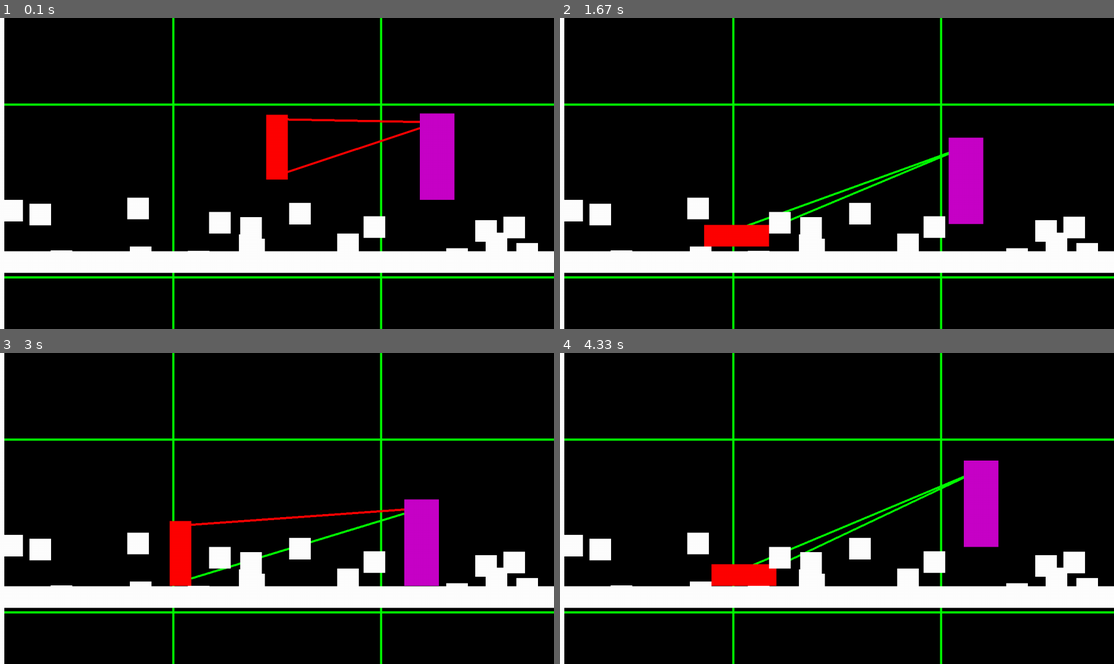
Above: before the commit, frames 1-4 (two rows, left to right).
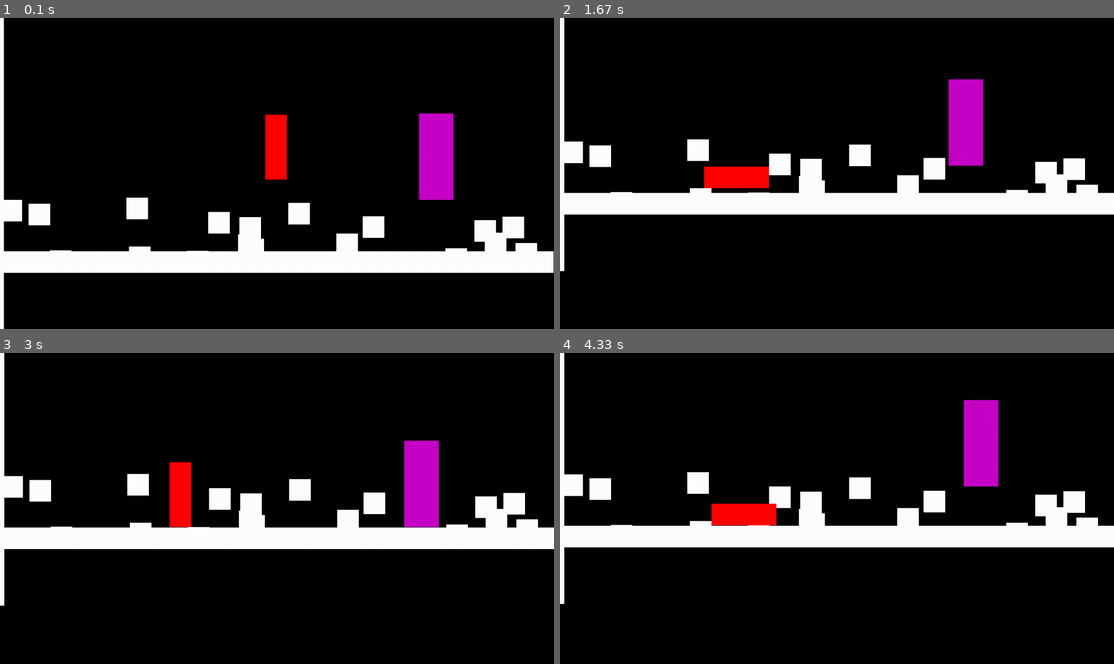
Above: after the commit, the same moments.

Repository: sps-trutnov-eps/projekt-2ep-utek_z_jeskyne
Game: pygame game, started from source/movement.py
Two runs of this game, one before a commit and one after it. Both use one fixed random seed, a clock stepped at 60 frames per second and the inputs below.
Inputs:
- Up to frame 1 (0.1 s): no input
- Up to frame 2 (1.67 s): tap Right Ctrl at 0.33, 0.73, 1.03, 1.23, 1.57 s; hold Right 0.67-1.13 s; hold Up 1.17-1.47 s; hold Right from 1.5 s (still down)
- Up to frame 3 (3 s): tap Right Ctrl at 1.87, 2.07, 2.37, 2.63, 2.93 s; release Right at 1.97 s; hold Left 2-2.53 s; hold Left 2.57-2.97 s
- Up to frame 4 (4.33 s): hold Up 3-3.37 s; tap Right Ctrl at 3.07, 3.47, 3.77, 4.13 s; hold Right 3.4-4.03 s; hold Left from 4.07 s (still down)

The runs differ from the first frame. In frame 1, 3.6% of the frame differs, in the area x 0-100%, y 0-100%; in frame 2, 26%; in frame 3, 25%; in frame 4, 26%.

Commit message:
kamera scrolluje
zatim ma buggy ale vypada cool as hell

Diff:
--- a/source/movement.py
+++ b/source/movement.py
@@ -76,10 +76,9 @@
             else:
                 self.vel.y = 0  # Zustanes na miste pokud se nehejbes
         elif not self.OnGround:
-            # Gravity (only if not climbing and not on ground)
+            # Gravitace ale jen pokud nelezes a nejses na zemi
             self.vel.y += 5000 * time_passed
         else:
-            # Na zemi
             self.vel.y = 0
 
         # Updejt pozic a check kolizi pro X a Y
@@ -130,17 +129,47 @@
         if self.IsClimbing and not self.MuzesLezt:
             self.IsClimbing = False
 
-    def camera_movement(self):
-        TopLine = pygame.draw.line(screen, GREEN,(0, 200),(1280, 200), 5)
-        BottomLine = pygame.draw.line(screen, GREEN,(0, 600),(1280, 600), 5)
-        LeftLine = pygame.draw.line(screen, GREEN,(400, 0),(400, 720), 5)
-        RightLine = pygame.draw.line(screen, GREEN,(880, 0),(880, 720), 5)
-
-
-Hrac = character(640, 360, 100, OnGround = True, CharacterSirka = 50, CharacterVyska = 150)
-
-HracSprite = pygame.sprite.GroupSingle()
-HracSprite.add(Hrac)
+class Camera:
+    def __init__(self, target, screen_width, screen_height):
+        self.target = target  # Tohle je sledovanej objekt
+        self.offset = pygame.math.Vector2(0, 0)
+        self.SCREEN_WIDTH = 1280
+        self.SCREEN_HEIGHT = 720
+
+        #Nastaveni kamery
+        self.LERP_SPEED = 0.1
+        self.DEAD_ZONE_X = 120
+        self.DEAD_ZONE_Y = 80
+        self.bounds = None
+
+    def lerp(self, start, end, amount):
+        #pocita ten smoothnes kamery
+        return start + (end - start) * amount
+
+    def set_bounds(self, level_width, level_height):
+        #Okraje mapy
+        self.bounds = pygame.Rect(0, 0, level_width, level_height)
+
+    def update(self):
+        #Updejtuje camera posXY
+        #Vypocitej target pos jako centerXaY hrace
+        target_x = self.target.rect.centerx - self.SCREEN_WIDTH/2
+        target_y = self.target.rect.centery - self.SCREEN_HEIGHT/2
+
+        # Tohle dela smoothing
+        self.offset.x = self.lerp(self.offset.x, target_x, self.LERP_SPEED)
+        self.offset.y = self.lerp(self.offset.y, target_y, self.LERP_SPEED)
+
+        #Aplikuje okraje
+        if self.bounds:
+            self.offset.x = max(0, min(self.offset.x,
+                                     self.bounds.width - self.SCREEN_WIDTH))
+            self.offset.y = max(0, min(self.offset.y,
+                                     self.bounds.height - self.SCREEN_HEIGHT))
+
+    def apply(self, entity):
+        #aplikuje ofset
+        return entity.rect.copy().topleft - self.offset
 
 class environmentblock(pygame.sprite.Sprite):
     def __init__(self, x, y, sirka, vyska):
@@ -152,19 +181,6 @@
         self.image = pygame.Surface((self.sirka, self.vyska))
         self.image.fill((255, 255, 255))
         self.rect = self.image.get_rect(topleft=(round(self.pos.x), round(self.pos.y)))
-
-
-AllCaveSprites = pygame.sprite.Group()
-Bloky = (environmentblock(0, 540, 1280, 50), #podlaha
-         environmentblock(0,0, 10, 720)) #lezecka stena
-for i in range(18):
-    x = (environmentblock((random.randint(0,1230)), (random.randint(400,550)), 50, 50))
-    AllCaveSprites.add(x)
-AllCaveSprites.add(Bloky)
-
-OnTopBlock = True #jak vim ze je postava na hore na bloku a nemam aplikovat teleport do strany
-jumping = False
-
 
 class Enemy(pygame.sprite.Sprite):
     def __init__(self, x, y, OnGround):
@@ -267,7 +283,7 @@
         if kolizeCheck:
             print('ted ma hrac umrit')
 
-class GameClock:
+class GameClock: #tohle je lepsi pocitadlo aby to fungovalo i kdyz hejbes s oknem
     def __init__(self, target_fps=60):
         self.clock = pygame.time.Clock()
         self.target_fps = target_fps
@@ -280,20 +296,38 @@
         delta = (current_time - self.last_time) / 1000.0
         self.last_time = current_time
 
-        # Cap delta time to prevent huge jumps
+        # maximalni cap  na 0.25 funguje asi nejlip
         if delta > 0.25:  # Cap at 1/4 second
             delta = self.fixed_delta
 
         self.clock.tick(self.target_fps)
         return self.fixed_delta  # Return fixed timestep instead of actual delta
 
+
+Hrac = character(640, 360, 100, OnGround = True, CharacterSirka = 50, CharacterVyska = 150)
+
+HracSprite = pygame.sprite.GroupSingle()
+HracSprite.add(Hrac)
+#Kamerovy inicializace
+camera = Camera(Hrac, 1280, 720)  #Hrac jako cil
+camera.set_bounds(level_width=2000, level_height=1000)  #Tady udelas level size (asi muzem pak smazat ale muze se hodit ig, uprime ted uplne nevim a je asi 10 hodin)
+
+AllCaveSprites = pygame.sprite.Group()
+Bloky = (environmentblock(0, 540, 1280, 50), #podlaha
+         environmentblock(0,0, 10, 720)) #lezecka stena
+for i in range(18):
+    x = (environmentblock((random.randint(0,1230)), (random.randint(400,550)), 50, 50))
+    AllCaveSprites.add(x)
+AllCaveSprites.add(Bloky)
+
+OnTopBlock = True #jak vim ze je postava na hore na bloku a nemam aplikovat teleport do strany
+jumping = False
 
 Nepritel = Enemy(1000, 400, True)
 EnemySprite = pygame.sprite.Group()
 EnemySprite.add(Nepritel)
 
 game_clock = GameClock(60)
-
 
 
 while running:
@@ -301,18 +335,27 @@
         if event.type == pygame.QUIT:
             running = False
 
-    screen.fill((0,0,0))
+    #Cas, pro pocitani gravitace
     delta_time = game_clock.tick()
 
+
+    camera.update()
     Hrac.update(delta_time, AllCaveSprites)
-    Hrac.camera_movement()
     Nepritel.update(delta_time, AllCaveSprites)
     Nepritel.patrol(Hrac, screen, AllCaveSprites)
     Nepritel.killCheck()
 
-    HracSprite.draw(screen)
-    EnemySprite.draw(screen)
-    AllCaveSprites.draw(screen)
+    screen.fill((0,0,0))
+
+    #vykreslovani s offsetem
+    for sprite in AllCaveSprites:
+        pos = camera.apply(sprite)
+        screen.blit(sprite.image, pos)
+
+    # Vykresleni hrace a enemy s offsetem
+    screen.blit(Hrac.image, camera.apply(Hrac))
+    screen.blit(Nepritel.image, camera.apply(Nepritel))
+
     pygame.display.flip()
 
 pygame.quit()
